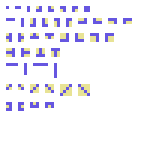
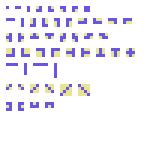
Revision of a layered 150x150 image; what changed, layer by layer:
painted on "Sfondo" over [6, 33, 135, 57]
